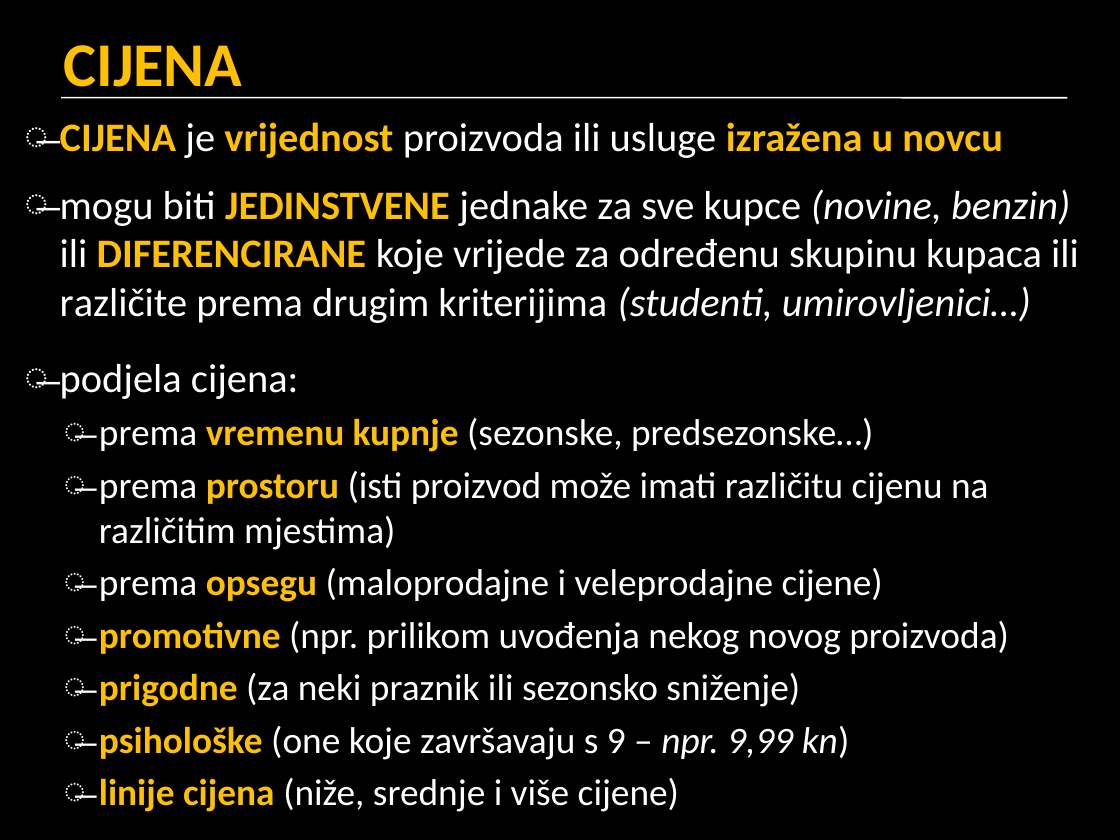
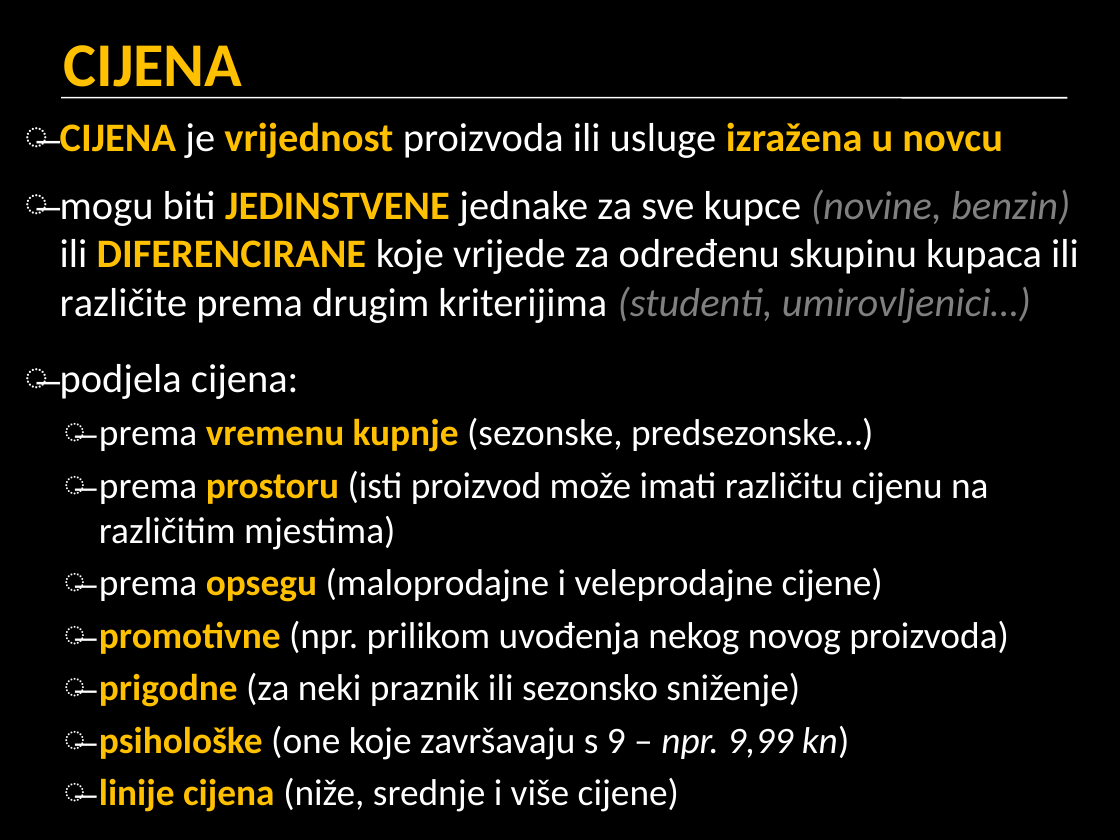
Before and after one commit to cornx/print, a slide deck: slide 18 of data/politika/prezentacije/010_poduzetnistvo.pptx. Drawn at 1120x840 pixels with LibreOffice and Linux fonts; fonts in the diff are those of the drawing. Boxes give left, top, right and bottom in pixels: in the first picture for what was removed or moved away, otherwise in the second. Text is boxed around its words. In the diff, an @@ line names an element or a change of style, - is before the commit and + after.

```diff
--- a/data/politika/prezentacije/010_poduzetnistvo.pptx
+++ b/data/politika/prezentacije/010_poduzetnistvo.pptx
@@ text at (60, 190, 1079, 323): text colour #FFFFFF to #808080 in "(novine, benzin) (studenti, umirovljenici…)" @@
```
Also in this commit, not shown: 13 other slides changed, 3 slides added, 2 slides removed.
